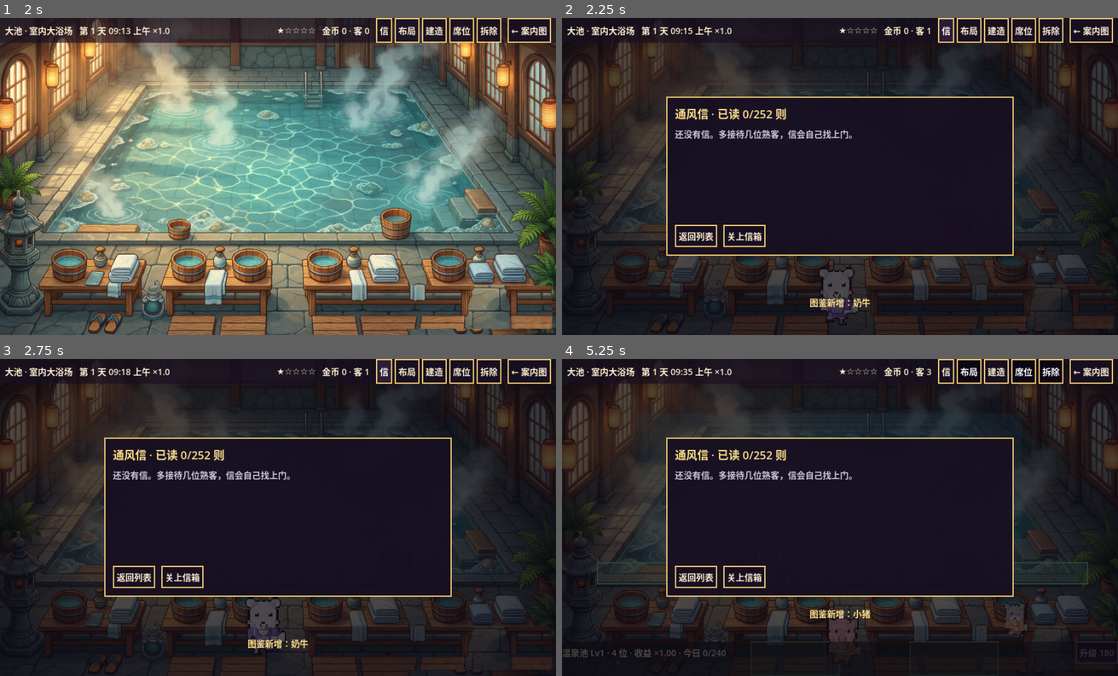
Above: before the commit, frames 1-4 (two rows, left to right).
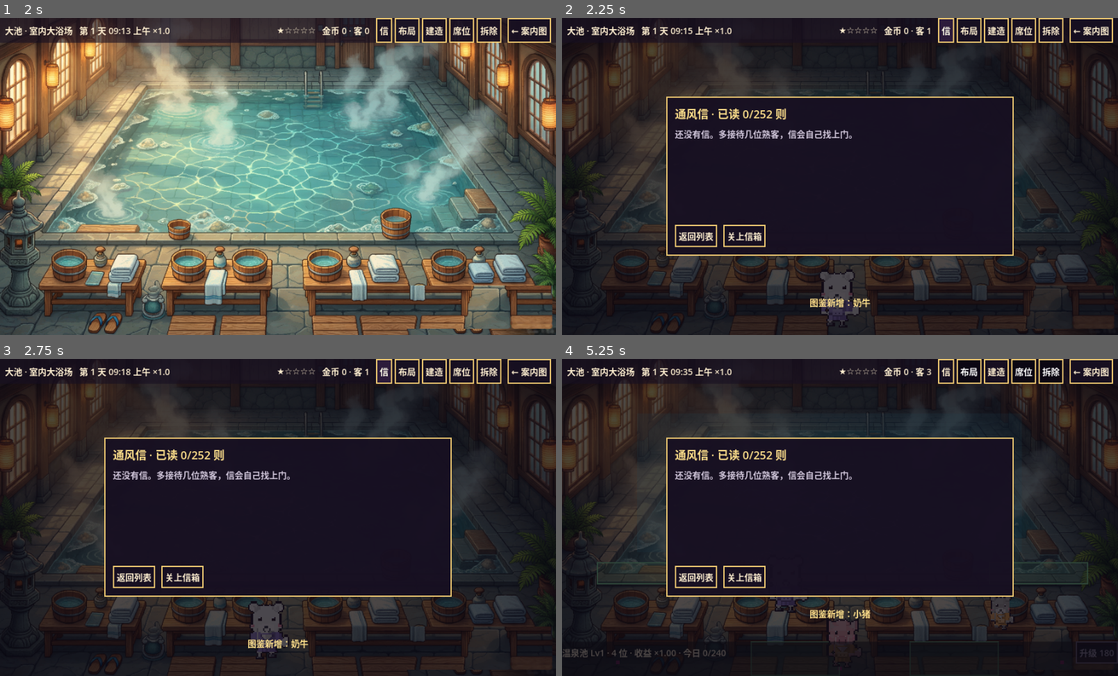
Above: after the commit, the same moments.

Repository: lpc1013/wuyintangwu
Game: Godot game, scene res://scenes/title.tscn
Two runs of this game, one before a commit and one after it. Both use one fixed random seed, a clock stepped at 60 frames per second and the inputs below.
Inputs:
- Up to frame 1 (2 s): click "开始营业" at 0.5 s; click "大池 · 室内大浴场" at 1.25 s
- Up to frame 2 (2.25 s): click "信" at 2 s
- Up to frame 3 (2.75 s): no input
- Up to frame 4 (5.25 s): click "布局" at 2.75 s; click "建造" at 3.5 s; click "席位" at 4.25 s; click "拆除" at 5 s

Frame 1 is identical in both runs. In frame 2, 0.3% of the frame differs, in the area x 46-54%, y 78-98%; in frame 3, 0.5%; in frame 4, 0.6%, in the area x 37-84%, y 75-90%.

Commit message:
feat(godot): 步态按物种分档，熊沉鸭晃猫轻兔跳
二十个物种共用一套节拍，熊和鸭子就走成了一个样。新增 GameData.GAITS
六档参数（步幅、移速、落地沉降、左右摆幅、抬脚格数、换帧序列）与
GAIT_OF 物种映射，客人按档位驱动位移与姿态，画布多一帧 hop 供跳步物种腾空。

Diff:
--- a/godot/scripts/buildcheck.gd
+++ b/godot/scripts/buildcheck.gd
@@ -169,6 +169,47 @@
 	_truthy("抬腿那侧的爪子荡到后面、对侧甩到前面", step_l.get_pixel(8, 31).a < 0.5
 			and step_l.get_pixel(23, 32).a > 0.5 and walk.get_pixel(8, 31).a > 0.5
 			and walk.get_pixel(23, 32).a < 0.5)
+	# 步态分档：档位不只是表上的数字，得真的落到画布格子上
+	var gait_covered := true
+	for id: String in GameData.species_ids():
+		var g: Dictionary = GameData.gait_of(id)
+		if g.is_empty() or not g.has("step") or not g.has("frames"):
+			gait_covered = false
+	_truthy("每个物种都落到一个存在的步态档", gait_covered)
+	var gait_mapped := true
+	for id: String in GameData.GAIT_OF.keys():
+		if not GameData.SPECIES.has(id) or not GameData.GAITS.has(String(GameData.GAIT_OF[id])):
+			gait_mapped = false
+	_truthy("步态登记表没有拼错的物种或档名", gait_mapped)
+	var gait_poses := true
+	for gid: String in GameData.GAITS.keys():
+		for pose: String in (GameData.GAITS[gid].get("frames", []) as Array):
+			if not ["walk", "stepL", "stepR", "hop"].has(pose):
+				gait_poses = false
+	_truthy("档位用到的姿态名都画得出来", gait_poses)
+	# 抬脚格数：沉的一档脚底板几乎擦地，默认档离地两格
+	_truthy("熊只抬一格、柴犬抬两格",
+			_clearance("bear", 1) == 1 and _clearance("shib", 1) == 2
+			and _clearance("shib", 2) == 2)
+	# 摆臂：沉重档爪子跟着身子不动（两帧同点同色），默认档一迈步爪子就换前后
+	_truthy("沉重档前爪不荡、默认档荡",
+			_solid(_walk_frame("bear", 1), 23, 32) == _solid(_walk_frame("bear", 0), 23, 32)
+			and _solid(_walk_frame("bear", 1), 8, 31) == _solid(_walk_frame("bear", 0), 8, 31)
+			and _solid(step_l, 23, 32) != _solid(walk, 23, 32)
+			and _solid(step_l, 8, 31) != _solid(walk, 8, 31))
+	_truthy("只有蹼禽那一档左右摆", int(GameData.gait_of("duck").get("sway", -1)) == 1
+			and int(GameData.gait_of("bear").get("sway", -1)) == 0
+			and int(GameData.gait_of("cat3").get("sway", -1)) == 0)
+	# 跳步档位两脚一起离地，落地帧又一起踩实
+	_truthy("腾空帧两脚一起离地", _clearance("rabb", 3) == 2
+			and _foot_row(_walk_frame("rabb", 3), 12) < _foot_row(_walk_frame("rabb", 0), 12)
+			and _foot_row(_walk_frame("rabb", 3), 19) < _foot_row(_walk_frame("rabb", 0), 19))
+	_truthy("脚尖点地的那档落地不沉", int(GameData.gait_of("cat3").get("dip", -1)) == 0
+			and int(GameData.gait_of("shib").get("dip", -1)) == 1)
+	_truthy("碎步档步幅最短、移速最快", float(GameData.gait_of("mouse").get("step", 9.0)) < 0.6
+			and float(GameData.gait_of("mouse").get("speed", 0.0)) > 1.2)
+	_truthy("沉重档步子长、走得慢", float(GameData.gait_of("bear").get("step", 0.0)) > 1.2
+			and float(GameData.gait_of("bear").get("speed", 9.0)) < 0.9)
 	var rest_lines_ok := not GameData.REVIEW_LINES_LOUNGE.is_empty()
 	for line: String in GameData.REVIEW_LINES_LOUNGE:
 		if line.find("泡") >= 0:
@@ -503,3 +544,28 @@
 				if gm.buy_facility(room, id, center):
 					placed += 1
 	return placed
+
+## 未缩放的行走帧：直连 PixelArt._walk 取 32×40 原始画布。
+## 体型缩放会把行号整体挪掉，逐格比抬脚高度只能在原始画布上做。
+func _walk_frame(id: String, lift: int) -> Image:
+	var sp: Dictionary = GameData.species(id)
+	var t := PixelArt.tones(PixelArt.hex(String(sp.get("body", "#808080"))),
+			PixelArt.hex(String(sp.get("belly", "#ffffff"))),
+			PixelArt.hex(String(sp.get("dark", "#303030"))))
+	return PixelArt._walk(sp, t, PixelArt.YUKATA[0], lift, id)
+
+## 某像素是否画了东西：比对两帧的同一格用
+func _solid(im: Image, x: int, y: int) -> bool:
+	return im.get_pixel(x, y).a > 0.5
+
+## 某列最靠下的不透明像素：脚掌踩到第几格，看的就是这一行
+func _foot_row(im: Image, x: int) -> int:
+	for y in range(im.get_height() - 1, -1, -1):
+		if im.get_pixel(x, y).a > 0.5:
+			return y
+	return -1
+
+## 抬脚格数：同一条腿在站立帧的脚底行，减它在迈步帧的脚底行
+func _clearance(id: String, lift: int) -> int:
+	var x := 12 if lift == 1 or lift == 3 else 19
+	return _foot_row(_walk_frame(id, 0), x) - _foot_row(_walk_frame(id, lift), x)
--- a/godot/scripts/data.gd
+++ b/godot/scripts/data.gd
@@ -109,6 +109,41 @@
 		"names": ["叽叽", "豆芽", "绒毛", "噗噗", "桃子"]},
 }
 
+## 步态分档：二十个物种共用一套节拍的话，熊和鸭子就走成了一个样。
+## step=步幅倍率（乘 Guest.STEP_PX，决定多久换一次抬脚），speed=移速倍率，
+## dip=落脚那一下身子沉几像素，dip_t=沉按住多久（换帧进度），sway=左右摆几像素，
+## air=腾空那半拍整只抬几像素，rise=脚掌离地几像素（画进抬腿帧），swing=前爪摆幅，
+## frames=一个步序内的姿态轮次。
+const GAITS := {
+	## 熊、水豚、牛：步子迈得长、走得慢、脚几乎不离地，落地那一下按得久
+	"trudge": {"step": 1.35, "speed": 0.78, "dip": 1, "dip_t": 0.45, "sway": 0, "air": 0,
+		"rise": 1, "swing": 0, "frames": ["stepL", "stepR"]},
+	## 鸭、企鹅、海豹：短步、慢行，身子随两脚交替左右倒
+	"waddle": {"step": 0.72, "speed": 0.88, "dip": 1, "dip_t": 0.3, "sway": 1, "air": 0,
+		"rise": 2, "swing": 1, "frames": ["stepL", "stepR"]},
+	## 猫、狐狸、鹿：脚尖点地，几乎没有落地那一下沉降
+	"tiptoe": {"step": 1.0, "speed": 1.16, "dip": 0, "dip_t": 0.28, "sway": 0, "air": 0,
+		"rise": 2, "swing": 1, "frames": ["stepL", "stepR"]},
+	## 兔子、青蛙：不换腿，两脚一起蹬，半拍里整只离地
+	"hop": {"step": 0.9, "speed": 1.05, "dip": 1, "dip_t": 0.25, "sway": 0, "air": 1,
+		"rise": 2, "swing": 1, "frames": ["hop", "walk"]},
+	## 老鼠、刺猬：碎步急走，步幅小到位移一半就换脚
+	"scurry": {"step": 0.55, "speed": 1.3, "dip": 1, "dip_t": 0.2, "sway": 0, "air": 0,
+		"rise": 2, "swing": 1, "frames": ["stepL", "stepR"]},
+	## 柴犬、浣熊、小熊猫：默认档，也就是原来的那套节奏
+	"walk": {"step": 1.0, "speed": 1.0, "dip": 1, "dip_t": 0.28, "sway": 0, "air": 0,
+		"rise": 2, "swing": 1, "frames": ["stepL", "stepR"]},
+}
+
+## 物种 → 档位；没列出的走默认档 "walk"
+const GAIT_OF := {
+	"capy": "trudge", "bear": "trudge", "coww": "trudge", "panda": "trudge", "pig": "trudge",
+	"duck": "waddle", "peng": "waddle", "chick": "waddle", "ottr": "waddle", "seal": "waddle",
+	"cat3": "tiptoe", "foxe": "tiptoe", "deer": "tiptoe",
+	"rabb": "hop", "frog": "hop",
+	"mouse": "scurry", "hedg": "scurry",
+}
+
 ## 汤种：cap 为池位容量，coin_gen 决定是否直接产币，daily_cap 为该汤种单日产币上限，solo 表示只接待一位
 const POOLS := {
 	"hot": {"name": "温泉池", "water": "#7fd4b8", "cap": 4, "coin_gen": true, "daily_cap": 240,
@@ -200,6 +235,10 @@
 static func species(id: String) -> Dictionary:
 	return SPECIES.get(id, {})
 
+## 物种的步态档位：未登记或写错档名一律回落默认档，动画侧不需要再判空
+static func gait_of(species_id: String) -> Dictionary:
+	return GAITS.get(String(GAIT_OF.get(species_id, "walk")), GAITS["walk"])
+
 static func pool(type_id: String) -> Dictionary:
 	return POOLS.get(type_id, {})
 
--- a/godot/scripts/guest.gd
+++ b/godot/scripts/guest.gd
@@ -15,9 +15,10 @@
 const COIN_INTERVAL := 2.0
 const COIN_INTERVAL_REST := 3.0
 const FOOT_PAD := 2.0
-## 一脚步子迈过的地面距离：步频由它与实际速度共同决定，动画跟着位移走就不会滑步
+## 基准步幅：一脚步子迈过的地面距离，实际步幅再乘物种步态档位。
+## 步频由它与实际速度共同决定，动画跟着位移走就不会滑步
 const STEP_PX := 20.0
-## 两帧交替抬脚，落地那一下身子沉回地面线
+## 基准换帧序列：只换抬哪条腿，具体走哪几帧由步态档位给（跳步物种另有 hop 帧）
 const STRIDE := ["stepL", "stepR"]
 
 signal coin_earned(amount: int)
@@ -51,6 +52,9 @@
 var bob_t := randf() * 6.0
 ## 走过的路程累计：脚步帧与身体沉浮都由它推出，而不是挂在不相关的时间上
 var stride_px := 0.0
+## 步态档位与按档位换算出的移速：步幅、换帧序列、落地沉浮、左右摆幅都取自这张表
+var gait := {}
+var walk_speed := SPEED
 var _stepping_out := true
 var _murmured := false
 var _step_out_pos := Vector2.ZERO
@@ -63,6 +67,8 @@
 	species = p_species
 	var sp := GameData.species(p_species)
 	guest_name = String(sp.names.pick_random())
+	gait = GameData.gait_of(p_species)
+	walk_speed = SPEED * float(gait.get("speed", 1.0))
 	affinity = GameData.affinity(p_species, String(p_slot.get("type", "")))
 	yukata = p_yukata
 	slot = p_slot
@@ -106,7 +112,7 @@
 
 func _walk(delta: float, to: Vector2, on_arrive: Callable) -> void:
 	var d := to - position
-	var step := SPEED * delta
+	var step := walk_speed * delta
 	var from := position
 	if d.length() <= step:
 		position = to
@@ -118,12 +124,28 @@
 	# 不做左右镜像：正对镜头的角色一翻就换了浴衣的衽向、换了尾巴那一边、连左上光都翻到右上，
 	# 玩家看到的不是「转身」而是「扭一下」。方向交给脚步与位移去说。
 	stride_px += from.distance_to(position)
-	var n := int(stride_px / STEP_PX)
-	var phase := fmod(stride_px, STEP_PX) / STEP_PX
-	_set_pose(STRIDE[n % 2])
-	## 落脚那半拍身子往下沉一格，撑腿的其余时间回到地面线。
-	## 只往下不往上：整张图抬起来会把撑地的那只脚一起带离地面，看着像在飘着走
-	sprite.offset = Vector2(0, _walk_off + (1 if phase < 0.28 else 0))
+	var span := STEP_PX * float(gait.get("step", 1.0))
+	var n := int(stride_px / span)
+	var phase := fmod(stride_px, span) / span
+	var frames: Array = gait.get("frames", STRIDE)
+	var pose := String(frames[n % frames.size()])
+	_set_pose(pose)
+	sprite.offset = Vector2(_sway(n), _walk_off + _bob(pose, phase))
+
+## 竖直方向只有一格活动空间：落脚那一下沉一格，撑腿的其余时间回到地面线。
+## 走路时只往下不往上——整张图抬起来会把撑地的那只脚一起带离地面，看着像在飘着走。
+## 跳步物种反过来：腾空帧两脚在画里已经收起来，这时整只离地才是对的。
+func _bob(pose: String, phase: float) -> float:
+	if pose == "hop":
+		return -float(gait.get("air", 0.0)) if phase > 0.2 else 0.0
+	if phase < float(gait.get("dip_t", 0.28)):
+		return float(gait.get("dip", 0.0))
+	return 0.0
+
+## 摇摆：身子随两脚交替左右倒，只有蹼禽与海豹那一档给非零值
+func _sway(n: int) -> float:
+	var s := float(gait.get("sway", 0.0))
+	return s if n % 2 == 0 else -s
 
 ## 走完一段：回到两脚着地的中立帧，落座与泡水都从这个姿势接
 func _finish_walk() -> void:
--- a/godot/scripts/pixel_art.gd
+++ b/godot/scripts/pixel_art.gd
@@ -2,7 +2,8 @@
 ## 程序化像素精灵工厂：按 GameData.SPECIES 的属性（耳型/尾型/体型/面部标记）组合绘制，
 ## 与 HTML 版同一立意——不依赖外部素材表，代码逐像素绘制。
 ## 所有姿态一律正对镜头，五官只需画一遍：行走睁眼、泡汤闭眼加毛巾、茶室盘坐捧茶。
-## 行走另有 stepL / stepR 两帧，只换抬哪条腿，画布尺寸与锚点三帧完全一致。
+## 行走另有 stepL / stepR 两帧，只换抬哪条腿；跳步物种再多一帧 hop（两脚一起离地）。
+## 各帧画布尺寸与锚点完全一致，切换时不会有跳动。
 
 const OUTLINE := Color(0.16, 0.1, 0.14, 1.0)
 const TOWEL := Color(0.97, 0.97, 0.95)
@@ -153,16 +154,19 @@
 	elif pose == "rest":
 		im = _rest(sp, t, yukata)
 	else:
-		im = _walk(sp, t, yukata, stride(pose))
+		im = _walk(sp, t, yukata, stride(pose), species_id)
 	return _rescaled(im, float(sp.get("size", 1.0)))
 
-## 姿态名 → 抬哪只脚：0 两脚着地（站立、落位前的那一下），1 左脚抬起，2 右脚抬起。
-## 走路只需这三张图，切换由 guest 按实际位移驱动，不需要更多帧也读得出在迈步。
+## 姿态名 → 抬哪只脚：0 两脚着地（站立、落位前的那一下），1 左脚抬起，2 右脚抬起，
+## 3 两脚一起离地（跳步物种的腾空帧：兔、蛙）。
+## 走路只需这四张图，切换由 guest 按实际位移驱动，不需要更多帧也读得出在迈步。
 static func stride(pose: String) -> int:
 	if pose == "stepL":
 		return 1
 	if pose == "stepR":
 		return 2
+	if pose == "hop":
+		return 3
 	return 0
 
 ## 体型缩放：放大输出画布以免大体型被裁切，并以底部中心为锚，
@@ -188,17 +192,32 @@
 
 ## 客人始终正对镜头：行走与泡汤共用同一颗头，只换表情与下半身。
 ## 好处是五官只需画一遍，玩家在人群里一眼读到物种与情绪。
-static func _walk(sp: Dictionary, t: Dictionary, yukata: Color, lift: int = 0) -> Image:
+static func _walk(sp: Dictionary, t: Dictionary, yukata: Color, lift: int = 0, sp_id := "") -> Image:
+	var g := GameData.gait_of(sp_id)
+	var rise := int(g.get("rise", 2))
+	var swing := int(g.get("swing", 1))
 	var im := make_image(WALK_W, WALK_H)
 	# 尾巴先画：正面视角下只从身侧探出一截，根部被身体挡住
 	_draw_tail(im, String(sp.get("tail", "stub")), t, bool(sp.get("ring", false)))
 	# 肩毛：把头与浴衣之间那道缝填实，脖子不会断
 	fill_ball(im, 16.0, 25.0, 8.0, 5.0, t)
 	_draw_yukata(im, yukata, t)
-	_draw_paw(im, 6, t, -1 if lift == 1 else (1 if lift == 2 else 0))
-	_draw_paw(im, 21, t, 1 if lift == 1 else (-1 if lift == 2 else 0))
-	_draw_leg(im, 10, t, lift == 1)
-	_draw_leg(im, 18, t, lift == 2)
+	# 前爪与迈出的那条腿反着摆：迈左脚时左爪收到袖里、右爪甩到身前；腾空帧两爪一起收
+	var paw_l := 0
+	var paw_r := 0
+	if lift == 1:
+		paw_l = -swing
+		paw_r = swing
+	elif lift == 2:
+		paw_l = swing
+		paw_r = -swing
+	elif lift == 3:
+		paw_l = swing
+		paw_r = swing
+	_draw_paw(im, 6, t, paw_l)
+	_draw_paw(im, 21, t, paw_r)
+	_draw_leg(im, 10, t, lift == 1 or lift == 3, rise)
+	_draw_leg(im, 18, t, lift == 2 or lift == 3, rise)
 	_head(im, sp, t, true, false)
 	outline_and_rim(im)
 	return im
@@ -367,13 +386,15 @@
 
 ## 腿与脚掌：掌宽六格、两脚之间留两格缝，正面才读得出「两条腿分开踩在地上」。
 ## 小脚掌挨在一起会被看成裙底掉下的一整块，抬脚也就没人看得见。
-## 抬脚整只提两格、压一道脚底暗面：离地两格是这个尺寸下还能认出的最小幅度。
-static func _draw_leg(im: Image, x: int, t: Dictionary, lifted := false) -> void:
+## 抬脚幅度按物种步态给：沉的物种（熊、牛）只离地一格，脚底板几乎擦着地面挪；
+## 轻的物种离地两格——这是这个尺寸下还能认出的最小幅度。
+static func _draw_leg(im: Image, x: int, t: Dictionary, lifted := false, rise := 2) -> void:
 	if lifted:
-		fill_rect(im, x, 35, 3, 1, t.shade)
-		fill_rect(im, x - 1, 36, 6, 2, t.dark)
-		fill_rect(im, x - 1, 36, 6, 1, t.dark_lit)
-		fill_rect(im, x - 1, 37, 6, 1, t.deep)
+		var fy := 38 - maxi(1, rise)
+		fill_rect(im, x, 35, 3, fy - 35, t.shade)
+		fill_rect(im, x - 1, fy, 6, 2, t.dark)
+		fill_rect(im, x - 1, fy, 6, 1, t.dark_lit)
+		fill_rect(im, x - 1, fy + 1, 6, 1, t.deep)
 		return
 	fill_rect(im, x, 35, 3, 3, t.shade)
 	fill_rect(im, x - 1, 38, 6, 2, t.dark)
--- a/godot/scripts/spritesheet.gd
+++ b/godot/scripts/spritesheet.gd
@@ -1,5 +1,5 @@
 extends SceneTree
-## 导出精灵对照表：20 物种 × (站立 / 迈步两帧 / 泡汤 / 落座)，用于校验属性驱动的程序化像素造型。
+## 导出精灵对照表：20 物种 × (站立 / 迈步两帧 / 腾空 / 泡汤 / 落座)，用于校验属性驱动的程序化像素造型。
 ## 用法：APPDATA=<仓库>/godot/tools/_userdata Godot_console.exe --headless --path godot --script res://scripts/spritesheet.gd
 ## APPDATA 必须改指：4.7 已没有 --user-dir 参数，存档默认落在玩家真实进度目录。
 
@@ -7,8 +7,9 @@
 const COLS := 4
 const CELL := 170
 const SCALE := 3
-## 三张行走帧并排才看得出步态差多少：同一只动物的 walk / stepL / stepR 落在同格列的三个区块里
-const POSES := ["walk", "stepL", "stepR", "soak", "rest"]
+## 三张行走帧并排才看得出步态差多少：同一只动物的 walk / stepL / stepR 落在同格列的三个区块里。
+## hop 只有兔与蛙用得上，但每只都画一份，才能一眼看出某档是不是该有这一帧。
+const POSES := ["walk", "stepL", "stepR", "hop", "soak", "rest"]
 
 func _initialize() -> void:
 	call_deferred("_run")
